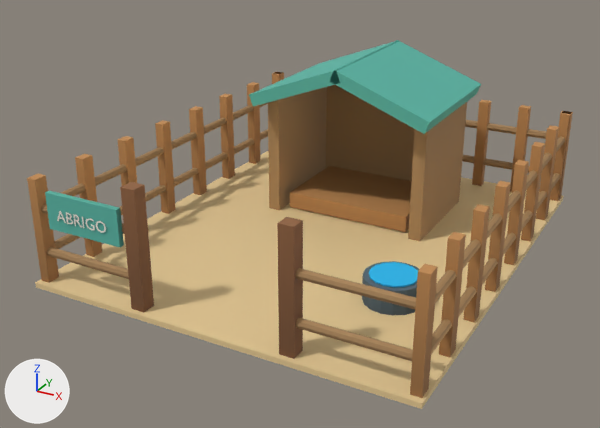
The glTF model public/assets/models/wildlife-shelter.glb: old version first, new version second.
One viewpoint serves both versions: a 50 mm camera at (2.04, -4.07, 2.16) aimed at (-0.08, -0.22, 0.23). Lighting does not change. The marker at lower left points along +X, +Y and +Z. The older version comes first. Where no turn or scale is listed for an object, it has been applied to the vertices. Vertices at exactly the same position are counted once.

Names of what the first picture shows: 'access gate jamb', 'drinking water', 'enclosure picket', 'enclosure rail', 'pitched shelter roof', 'sign ABRIGO', 'water bowl', 'wildlife shelter pad'.
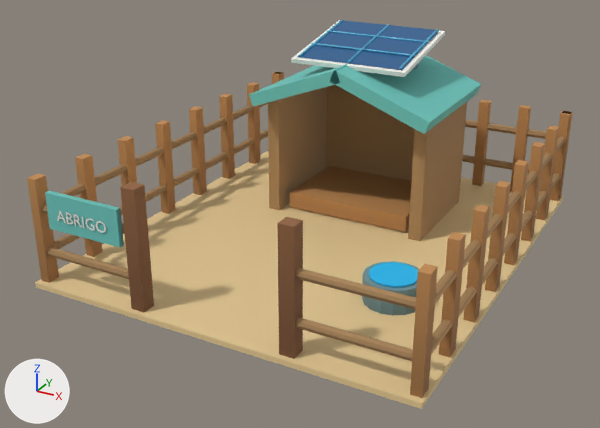
Where the newer file only moved an object's origin or applied its transform, the numbers keep the older frame.

Location of each change, (x1, y1, x2, y2) in pixels of the pictures (600 x 428 px):
'pitched shelter roof', surface changed
    both: (45, 55, 481, 247)
'photovoltaic cells', added (blue)
    after: (297, 20, 440, 70)
'sign ABRIGO', reshaped (678% wider, 830% taller)
    before: (57, 211, 106, 233)
    after: (57, 20, 445, 233)
'water bowl', surface changed (lighter)
    both: (362, 262, 419, 316)
'solar cell division', added
    after: (299, 20, 438, 69)
part 1 of me_texto_003, added
    after: (291, 20, 445, 77)
part 2 of me_cilindro_037, recoloured (lighter)
    both: (363, 277, 417, 316)

What changed in the scene script:
```text
Change mat_eco_teal:
    where n2 = _N.new('ShaderNodeMix'); n2.name = 'Mix'
    n2.inputs[7].default_value: (0.0999, 0.468, 0.376, 1.0) -> (0.153, 0.565, 0.509, 1.0)  # 'B', cyan #59b6a5 -> 'B', cyan #6dc6bd
Change mat_eco_metal:
    where n2 = _N.new('ShaderNodeMix'); n2.name = 'Mix'
    n2.inputs[7].default_value: (0.0844, 0.13, 0.165, 1.0) -> (0.159, 0.287, 0.323, 1.0)  # 'B', dark blue #526571 -> 'B', cyan #6f929a
Add mat_eco_glass:
    mat_eco_glass = bpy.data.materials.new('eco.glass')
    # nodes: BsdfPrincipled, Mix, OutputMaterial, VertexColor
    # colours: cyan #55b6db, mixed with the vertex colours
Add mat_eco_solar:
    mat_eco_solar = bpy.data.materials.new('eco.solar')
    # nodes: BsdfPrincipled, Mix, OutputMaterial, VertexColor
    # colours: blue #245d90, mixed with the vertex colours
Change me_texto_003:
    used by ob_sign_abrigo; location = (-0.73, -1.286, 0.43)
    remove me_texto_003.from_pydata(...)  # 206 vertices, 408 faces; spans x -0.164..0.16, y -0.001..0.001, z -0.001..0.062
    add me_texto_003.from_pydata(...)  # 214 vertices, 420 faces; spans x -0.164..1.09, y -0.001..2.106, z -0.001..0.71
    me_texto_003 part 1
    8 vertices are added at x 0.37..1.09, y 1.471..2.106, z 0.565..0.71
    12 new faces join them
Change me_cilindro_037:
    used by ob_water_bowl; location = (0.65, -0.55, 0.1)
    remove me_cilindro_037.from_pydata(...)  # 32 vertices, 60 faces; spans x -0.16..0.16, y -0.16..0.16, z -0.07..0.07
    add me_cilindro_037.from_pydata(...)  # 48 vertices, 84 faces; spans x -0.898..0.16, y -0.16..1.237, z -0.07..1.01
    me_cilindro_037 part 2: 24 kept faces spanning x -0.16..0.16, y -0.16..0.148, z -0.07..0.07 get new vertex colours
    edits to the shape of me_cilindro_037 do not show in these pictures
Add me_cilindro_3173:
    me_cilindro_3173.from_pydata(...)  # 60 vertices, 100 faces; spans x -0.335..0.335, y 0.214..0.786, z 1.026..1.155
    me_cilindro_3173.materials.append(mat_eco_glass)
Add me_photovoltaic_cells_043:
    me_photovoltaic_cells_043.from_pydata(...)  # 4 vertices, 2 faces; spans x -0.335..0.335, y 0.21..0.79, z 1.028..1.148
    me_photovoltaic_cells_043.materials.append(mat_eco_solar)
Add ob_solar_cell_division:
    ob_solar_cell_division = bpy.data.objects.new('solar cell division', me_cilindro_3173)
    ob_solar_cell_division.location = (0.0, 0.0, 0.0)
Add ob_photovoltaic_cells:
    ob_photovoltaic_cells = bpy.data.objects.new('photovoltaic cells', me_photovoltaic_cells_043)
    ob_photovoltaic_cells.location = (0.0, 0.0, 0.0)
```
